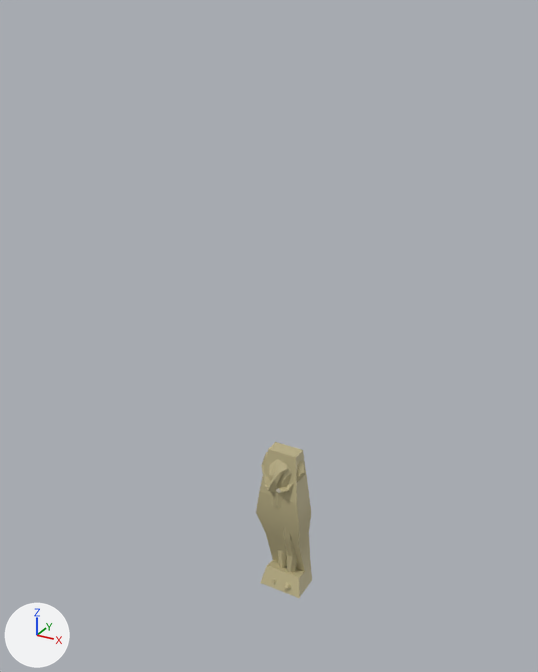
One commit to the FBX model UnrealProject/Content/Meshes/Assets/Stand_Statue_C.fbx: the scene before it, then after it.
Before and after are seen from a camera (50 mm lens) standing at (2.6, -5.02, 4.98) and looking at (-0.06, -0.18, 2.56). Arrows for +X, +Y and +Z are at lower left; the lights stay in place.

The older version as bpy lines, for what is in view:
```python
me_mesh = bpy.data.meshes.new('Mesh')
me_mesh.from_pydata(...)  # 285 vertices, 282 faces; spans x -23.8..23.8, y -4.1..140.9, z -17.4..17.4
# faces by material slot: [271, 11]
me_mesh.materials.append(mat_lambert4)  # beige #bcb187
me_mesh.materials.append(mat_lambert3)  # grey #bcb7a8
ob_statue2 = bpy.data.objects.new('Statue2', me_mesh)
ob_statue2.location = (0.013, -0.02, -0.015)
ob_statue2.rotation_euler = (1.571, 0.0, 0.0)  # degrees (90, 0, 0)
ob_statue2.scale = (0.01, 0.01, 0.01)
```
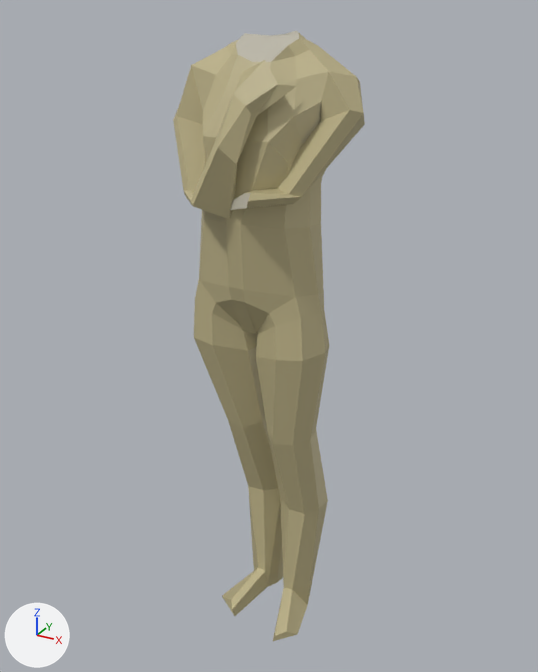
Boxes (x1, y1, x2, y2) around the edits, measured in the pictures (538 x 672 px; the box of a moved part takes in the faces that stretch with it):
'Statue2', reshaped, moved, rescaled (239% wider, 289% taller)
    before: (256, 442, 312, 598)
    after: (173, 31, 365, 641)
part 1 of me_mesh, moved or reshaped
    before: (261, 452, 305, 590)
    after: (173, 31, 365, 641)
part 2 of me_mesh, deleted (yellow)
    before: (256, 442, 312, 598)

The change in detail:
me_mesh has 285 vertices, 282 faces and spans x -23.8..23.8, y -4.1..140.9, z -17.4..17.4.
me_mesh is used by ob_statue2; location (0.013, -0.02, -0.015); rotation (1.571, 0.0, 0.0), in degrees (90, 0, 0); scale (0.01, 0.01, 0.01).
me_mesh part 1: the loose piece of 257 vertices spanning x -22.9..19.8, y 0.2..139.8, z -14.5..17.4 is moved by (0.9, -1.5, 4.8).
me_mesh part 2: the loose piece of 28 vertices spanning x -23.8..23.8, y -4.1..140.9, z -17.4..13.1 is deleted.
Object 'Statue2' (ob_statue2) moves from (0.013, -0.02, -0.015) to (-0.051, -0.053, 0.0).
Object 'Statue2' (ob_statue2) is rescaled from (0.01, 0.01, 0.01) to (0.035, 0.035, 0.035).
